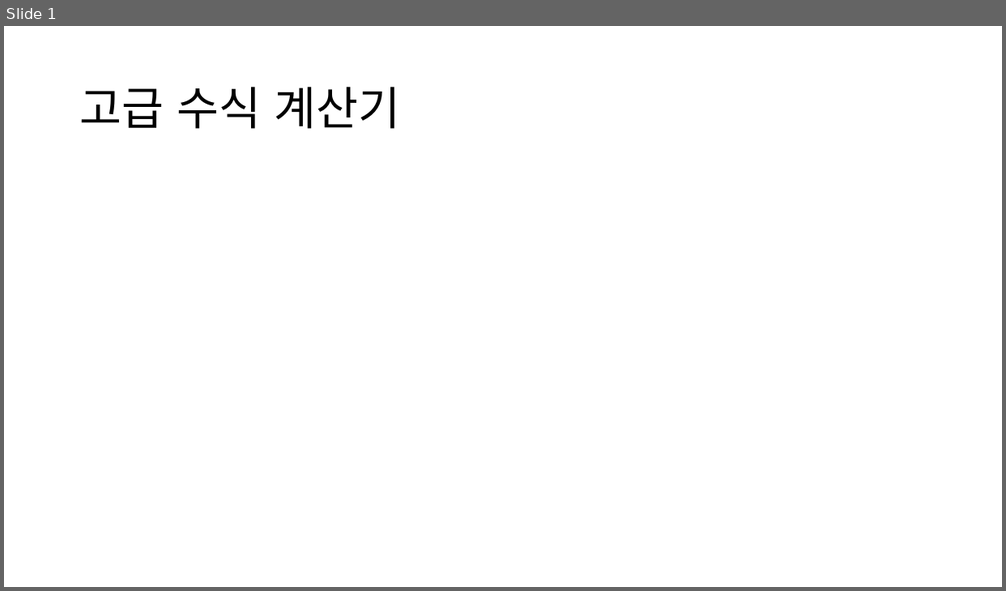
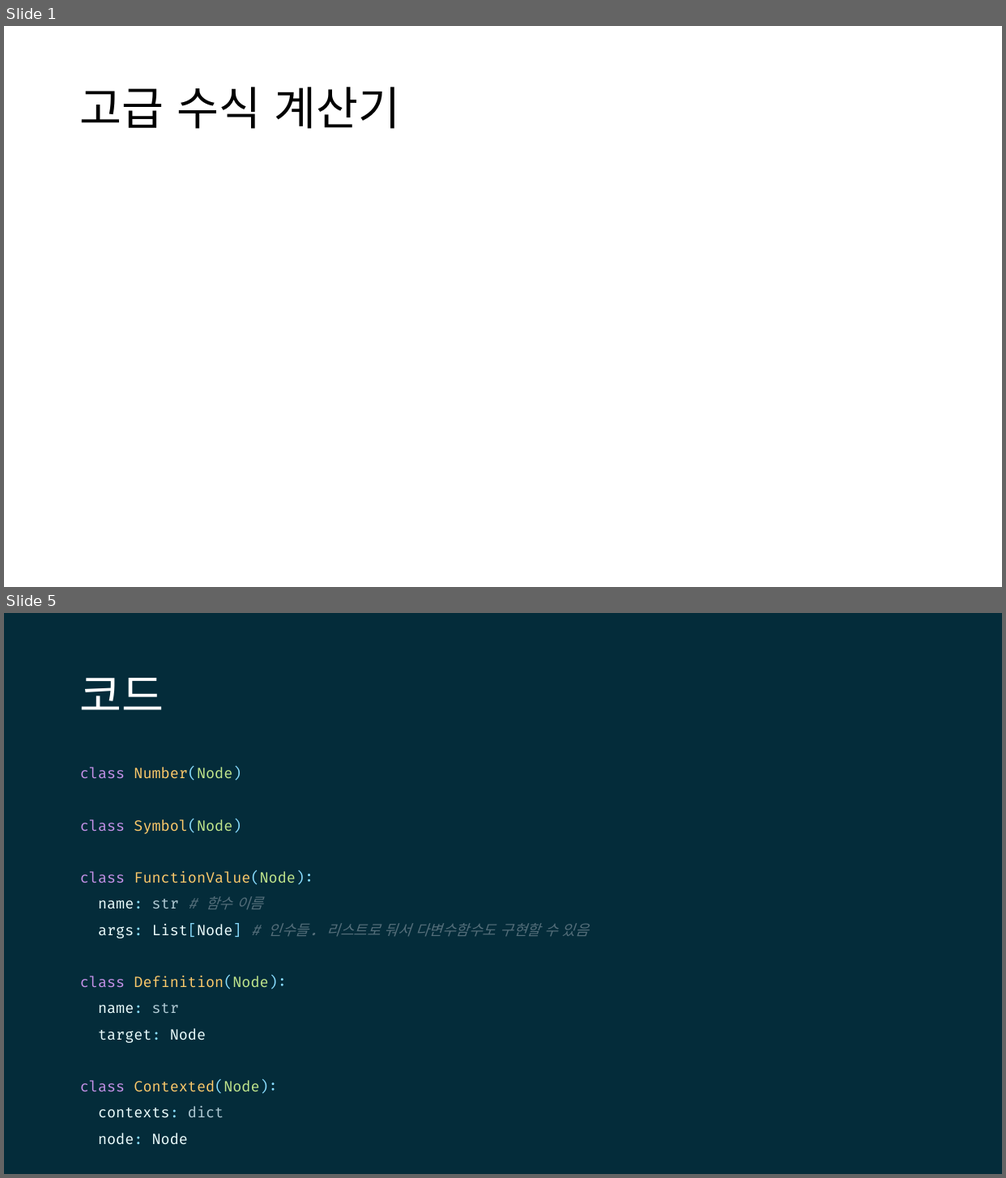
Before and after one commit to lhwdev/programming-lesson, a slide deck: comedu/application-dev/project/고급 수식 계산기.pptx. Shown one above the other, each under a label of ours: slide 1 before the commit, slides 1 and 5 after it; the slides between them are not shown. The pictures are 1006x591 and 1006x1178 pixels, drawn with LibreOffice and Linux fonts; fonts in the diff are those of the drawing; grey boxes stand for pictures. Boxes give left, top, right and bottom in pixels: in the first picture for what was removed or moved away, otherwise in the second. Text is boxed around its words. In the diff, an @@ line names an element or a change of style, - is before the commit and + after.

```diff
--- a/comedu/application-dev/project/고급 수식 계산기.pptx
+++ b/comedu/application-dev/project/고급 수식 계산기.pptx
@@ slide 5 added at [4, 613, 1002, 1174], background #042C3A @@
@@ title added at [80, 678, 164, 710], 44 pt, text #FFFFFF @@
+코드
@@ text added at [80, 767, 589, 1145], 14 pt, text #EEFFFF @@
+class Number(Node)
+class Symbol(Node)
+class FunctionValue(Node):
+name: str # 함수 이름
+args: List[Node] # 인수들. 리스트로 둬서 다변수함수도 구현할 수 있음
+class Definition(Node):
+name: str
+target: Node
+class Contexted(Node):
+contexts: dict
+node: Node
```
Also in this commit, not shown: 1 slide changed, 7 other slides added, 3 other files.
